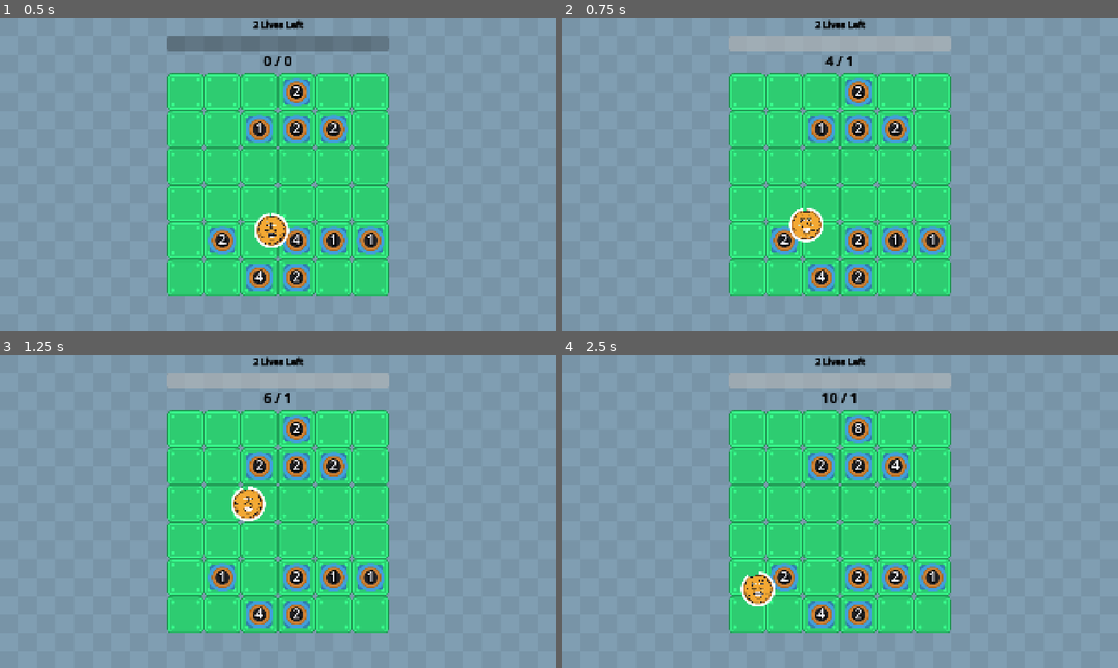
Above: before the commit, frames 1-4 (two rows, left to right).
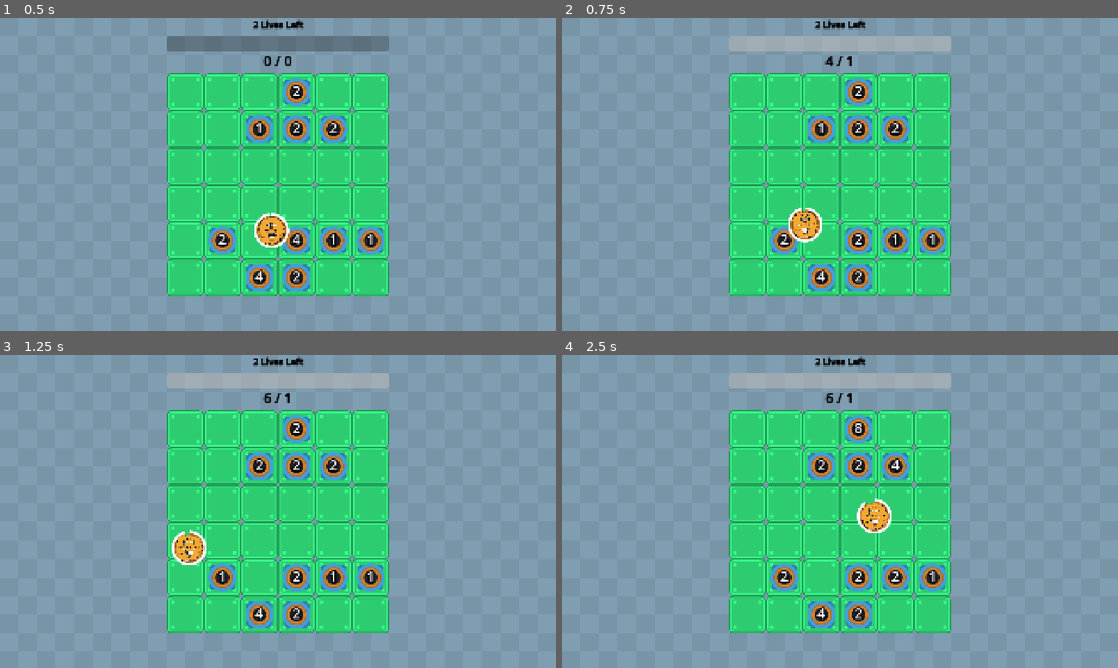
Above: after the commit, the same moments.

Repository: wanamelon/prototype_monorepo
Game: Godot game, scene res://source/bounce_main.tscn
Two runs of this game, one before a commit and one after it. Both use one fixed random seed, a clock stepped at 60 frames per second and the inputs below. Sound files missing from this copy of the repository are replaced by a short silence.
Inputs:
- Up to frame 1 (0.5 s): no input
- Up to frame 2 (0.75 s): no input
- Up to frame 3 (1.25 s): no input
- Up to frame 4 (2.5 s): no input

Frame 1 is identical in both runs. In frame 2, 0.3% of the frame differs, in the area x 40-47%, y 60-72%; in frame 3, 1.1%; in frame 4, 1.2%, in the area x 32-60%, y 12-81%.

Commit message:
remove bounce bodies when status effect runs out

Diff:
--- a/roller/source/item/bounce_off_everything.gd
+++ b/roller/source/item/bounce_off_everything.gd
@@ -16,18 +16,25 @@
 func activate(state: MatchState):
 	var events: Array[ItemEvent] = []
 	if state.tick % 60 == 0 and Utils.RNG.randf() < 1.1 and _bounce_off_everything_duration <= 0:
-		_bounce_off_everything_duration = 3.0
+		_bounce_off_everything_duration = 0.5
 	if _bounce_off_everything_duration > 0:
 		for item in state.items:
 			# TODO: only do this for STATIC grid items (or keep it as crop?)!!
 			if item is Crop and not item.has_node(BOUNCE_STATIC_BODY_NAME):
-				var bounce_body = StaticBody2D.new()
-				var collision_shape = CollisionShape2D.new()
-				var collider_circle := CircleShape2D.new()
-				collider_circle.radius = 45
-				collision_shape.shape = collider_circle
-				bounce_body.add_child(collision_shape)
-				bounce_body.name = BOUNCE_STATIC_BODY_NAME
-				item.add_child(bounce_body)
+				item.add_child(_create_bounce_body())
+	else:
+		for item in state.items:
+			if item is Crop and item.has_node(BOUNCE_STATIC_BODY_NAME):
+				item.remove_child(item.get_node(BOUNCE_STATIC_BODY_NAME))
 	_bounce_off_everything_duration -= state.delta
 	return events
+
+func _create_bounce_body() -> StaticBody2D:
+	var bounce_body = StaticBody2D.new()
+	var collision_shape = CollisionShape2D.new()
+	var collider_circle := CircleShape2D.new()
+	collider_circle.radius = 45
+	collision_shape.shape = collider_circle
+	bounce_body.add_child(collision_shape)
+	bounce_body.name = BOUNCE_STATIC_BODY_NAME
+	return bounce_body
